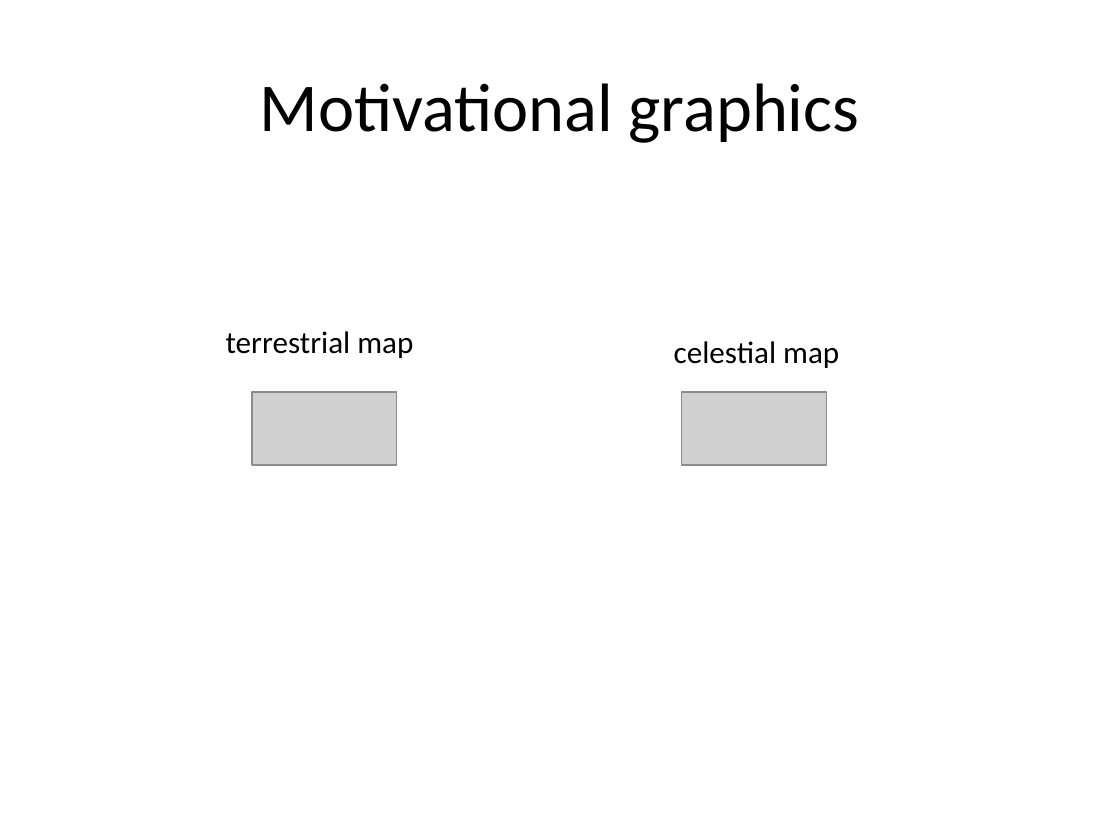
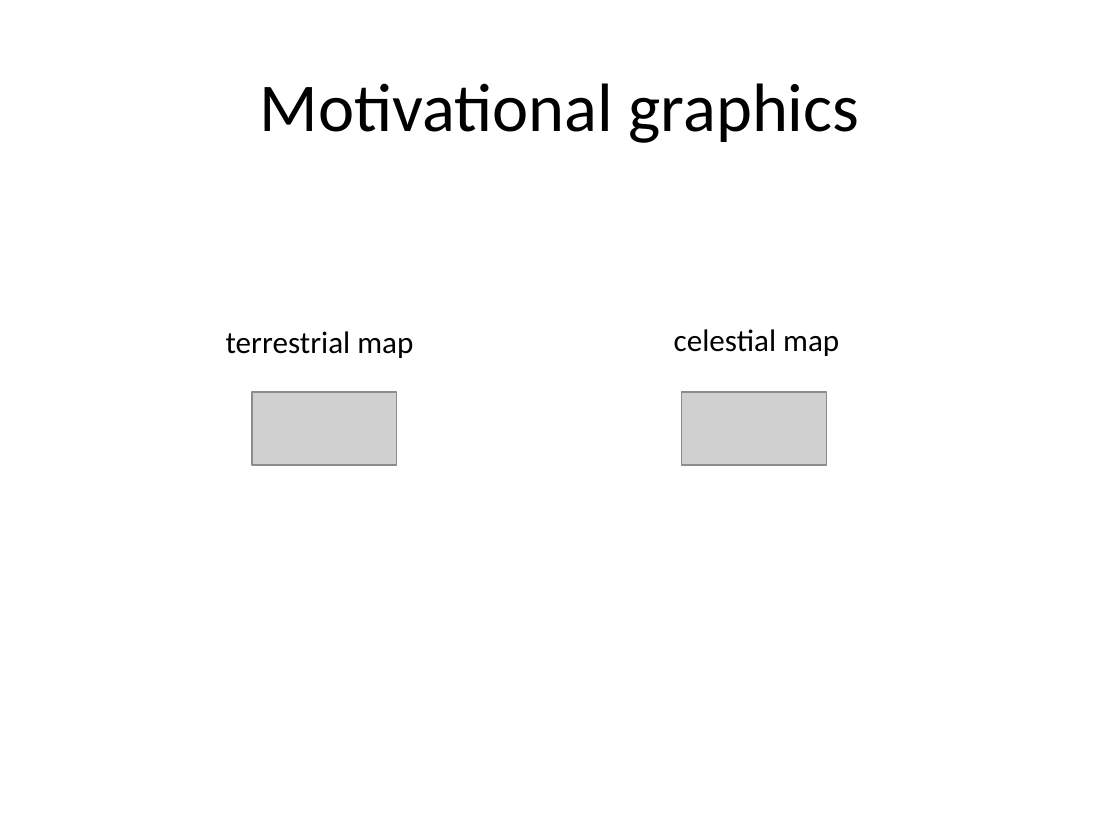
Before and after one commit to benralexander/intro-to-D3, a slide deck: slide 18 of D3_slides.pptx (slide 17 before the commit). Drawn at 1120x840 pixels with LibreOffice and Linux fonts; fonts in the diff are those of the drawing; grey boxes stand for pictures. Boxes give left, top, right and bottom in pixels: in the first picture for what was removed or moved away, otherwise in the second. Text is boxed around its words. In the diff, an @@ line names an element or a change of style, - is before the commit and + after.

```diff
--- a/D3_slides.pptx
+++ b/D3_slides.pptx
@@ text "celestial map": place and size @@
-text "celestial map" at box(674, 341, 839, 368)
+text "celestial map" at box(674, 329, 839, 356)
```
Also in this commit, not shown: 5 other slides changed, 5 slides added, 3 slides removed, 3 other files.
